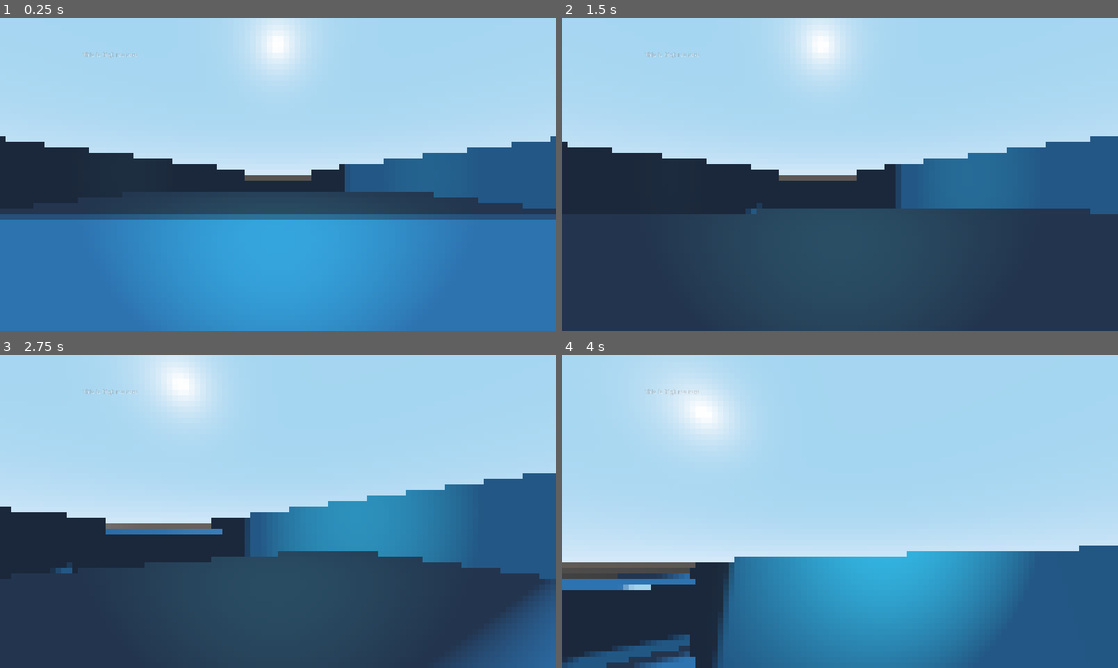
Above: before the commit, frames 1-4 (two rows, left to right).
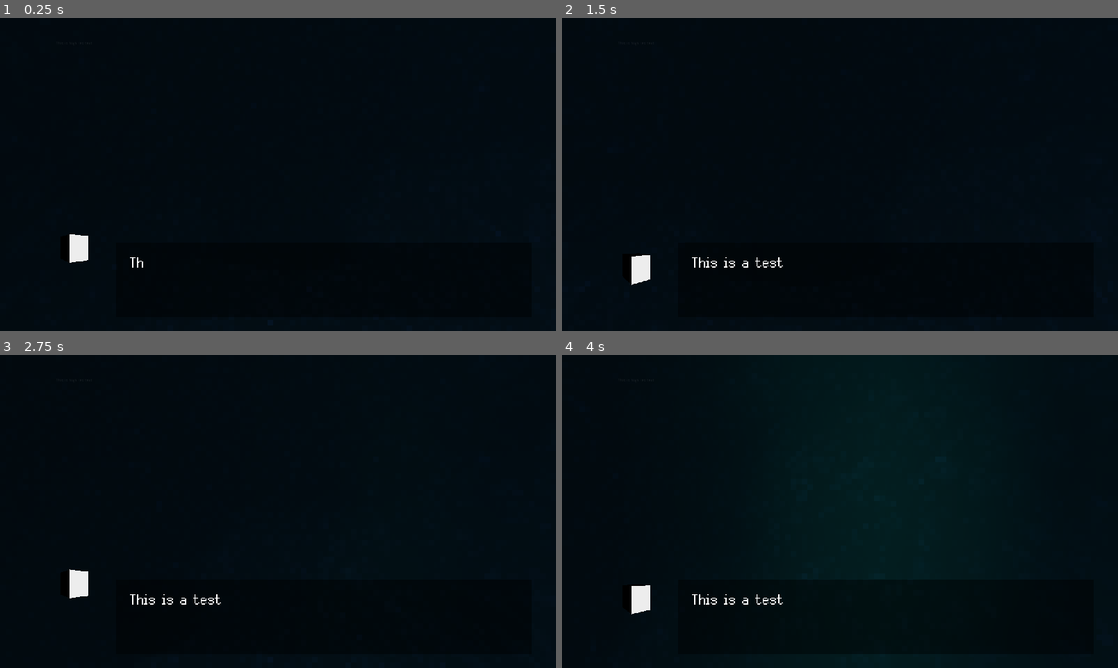
Above: after the commit, the same moments.

Repository: tehdi/demersal
Game: Godot game, scene res://Levels/baseScene.tscn
The game is run twice, just before and just after one commit, with the same random seed, the same clock (stepped at 60 frames per second) and the same inputs. Before the commit the project starts from res://Levels/testScene.tscn. The engine's default icon, where the game draws it, is replaced by a stand-in: a white triangle on a blue panel in a dark square.
Inputs (mouse positions are in pixels of both pictures, inside the frame that each line leads up to):
- Up to frame 1 (0.25 s): no input
- Up to frame 2 (1.5 s): tap Enter at 0.5 s; move the mouse to (867, 174) at 0.52 s; hold W (move_forward) 0.53-1.28 s; tap Tab (tab) at 0.6, 1.35 s; tap Space (move_jump) at 0.77 s; move the mouse to (728, 190) at 1.27 s; hold S (move_backward) from 1.28 s (still down)
- Up to frame 3 (2.75 s): tap Space (move_jump) at 1.52 s; move the mouse to (289, 505) at 2.02 s; release S (move_backward) at 2.03 s; hold W (move_forward) from 2.03 s (still down); tap Tab (tab) at 2.1 s
- Up to frame 4 (4 s): keep holding W (move_forward); move the mouse to (812, 574) at 2.77 s; tap Tab (tab) at 2.85, 3.6 s; click (812, 574) at 2.92 s; tap Space (move_jump) at 3.02, 3.77 s; move the mouse to (878, 514) at 3.52 s

The runs differ from the first frame. In frame 1, 100% of the frame differs, in the area x 0-100%, y 0-100%; in frame 2, 100%; in frame 3, 100%; in frame 4, 100%.

Commit message:
font added, advisor placeholder scene added, advisor node is added into the player node

Diff:
--- a/Player/PlayerScene.tscn
+++ b/Player/PlayerScene.tscn
@@ -1,6 +1,7 @@
-[gd_scene load_steps=8 format=2]
+[gd_scene load_steps=9 format=2]
 
 [ext_resource path="res://Player/Player.gd" type="Script" id=1]
+[ext_resource path="res://UI/Advisor/advisorScene.tscn" type="PackedScene" id=2]
 
 [sub_resource type="CapsuleShape" id=1]
 radius = 0.5
@@ -104,3 +105,5 @@
 material = SubResource( 10 )
 margin_right = 1935.0
 margin_bottom = 1080.0
+
+[node name="advisorScene" parent="." instance=ExtResource( 2 )]
--- /dev/null
+++ b/UI/Advisor/advisorScene.tscn
@@ -0,0 +1,138 @@
+[gd_scene load_steps=9 format=2]
+
+[ext_resource path="res://advisorScene.gd" type="Script" id=1]
+[ext_resource path="res://UI/Font/Silver.ttf" type="DynamicFontData" id=2]
+
+[sub_resource type="CubeMesh" id=1]
+
+[sub_resource type="Animation" id=2]
+length = 0.001
+tracks/0/type = "bezier"
+tracks/0/path = NodePath("head:translation:x")
+tracks/0/interp = 1
+tracks/0/loop_wrap = true
+tracks/0/imported = false
+tracks/0/enabled = true
+tracks/0/keys = {
+"points": PoolRealArray( 0, -0.25, 0, 0.25, 0 ),
+"times": PoolRealArray( 0 )
+}
+tracks/1/type = "bezier"
+tracks/1/path = NodePath("head:translation:y")
+tracks/1/interp = 1
+tracks/1/loop_wrap = true
+tracks/1/imported = false
+tracks/1/enabled = true
+tracks/1/keys = {
+"points": PoolRealArray( 0, -0.25, 0, 0.25, 0 ),
+"times": PoolRealArray( 0 )
+}
+tracks/2/type = "bezier"
+tracks/2/path = NodePath("head:translation:z")
+tracks/2/interp = 1
+tracks/2/loop_wrap = true
+tracks/2/imported = false
+tracks/2/enabled = true
+tracks/2/keys = {
+"points": PoolRealArray( 0, -0.25, 0, 0.25, 0 ),
+"times": PoolRealArray( 0 )
+}
+
+[sub_resource type="Animation" id=3]
+resource_name = "idle"
+length = 3.0
+loop = true
+tracks/0/type = "bezier"
+tracks/0/path = NodePath("head:translation:x")
+tracks/0/interp = 1
+tracks/0/loop_wrap = true
+tracks/0/imported = false
+tracks/0/enabled = true
+tracks/0/keys = {
+"points": PoolRealArray( 0, -0.25, 0, 0.25, 0, 0, -0.25, 0, 0.25, 0, 0, -0.25, 0, 0.25, 0 ),
+"times": PoolRealArray( 0, 1.5, 2.9 )
+}
+tracks/1/type = "bezier"
+tracks/1/path = NodePath("head:translation:y")
+tracks/1/interp = 1
+tracks/1/loop_wrap = true
+tracks/1/imported = false
+tracks/1/enabled = true
+tracks/1/keys = {
+"points": PoolRealArray( 0, -0.25, 0, 0.25, 0, 0.824826, -0.25, 0, 0.25, 0, 0, -0.25, 0, 0.25, 0 ),
+"times": PoolRealArray( 0, 1.5, 2.9 )
+}
+tracks/2/type = "bezier"
+tracks/2/path = NodePath("head:translation:z")
+tracks/2/interp = 1
+tracks/2/loop_wrap = true
+tracks/2/imported = false
+tracks/2/enabled = true
+tracks/2/keys = {
+"points": PoolRealArray( 0, -0.25, 0, 0.25, 0, 0, -0.25, 0, 0.25, 0, 0, -0.25, 0, 0.25, 0 ),
+"times": PoolRealArray( 0, 1.5, 2.9 )
+}
+
+[sub_resource type="ViewportTexture" id=4]
+viewport_path = NodePath("Viewport")
+
+[sub_resource type="DynamicFont" id=5]
+size = 79
+font_data = ExtResource( 2 )
+
+[sub_resource type="Theme" id=6]
+default_font = SubResource( 5 )
+
+[node name="advisorScene" type="Spatial"]
+script = ExtResource( 1 )
+
+[node name="Viewport" type="Viewport" parent="."]
+size = Vector2( 320, 260 )
+own_world = true
+transparent_bg = true
+hdr = false
+
+[node name="head" type="MeshInstance" parent="Viewport"]
+transform = Transform( 0.397884, 0, 0.237186, 0, 0.463216, 0, -0.237186, 0, 0.397884, 0, 0, 0 )
+mesh = SubResource( 1 )
+skeleton = NodePath("../..")
+
+[node name="DirectionalLight" type="DirectionalLight" parent="Viewport"]
+transform = Transform( 0.719921, 0.478845, 0.502415, -0.694055, 0.49669, 0.521139, 0, -0.723883, 0.689923, 0, 0, 0 )
+
+[node name="Camera" type="Camera" parent="Viewport"]
+transform = Transform( 1, 0, 0, 0, 1, 0, 0, 0, 1, 0, 0, 3.52099 )
+
+[node name="AnimationPlayer" type="AnimationPlayer" parent="Viewport"]
+autoplay = "idle"
+anims/RESET = SubResource( 2 )
+anims/idle = SubResource( 3 )
+
+[node name="TextureRect" type="TextureRect" parent="."]
+margin_left = 22.0
+margin_top = 570.0
+margin_right = 484.0
+margin_bottom = 998.0
+texture = SubResource( 4 )
+expand = true
+
+[node name="textBoxBack" type="ColorRect" parent="."]
+margin_left = 398.0
+margin_top = 774.0
+margin_right = 1836.0
+margin_bottom = 1032.0
+color = Color( 0, 0, 0, 0.427451 )
+
+[node name="textMessage" type="RichTextLabel" parent="."]
+margin_left = 446.0
+margin_top = 811.0
+margin_right = 1041.0
+margin_bottom = 947.0
+theme = SubResource( 6 )
+text = "This is a test"
+
+[node name="Timer" type="Timer" parent="."]
+wait_time = 0.1
+autostart = true
+
+[connection signal="timeout" from="Timer" to="." method="_on_Timer_timeout"]
--- /dev/null
+++ b/advisorScene.gd
@@ -0,0 +1,14 @@
+extends Spatial
+
+
+# Declare member variables here. Examples:
+# var a = 2
+# var b = "text"
+
+
+# Called when the node enters the scene tree for the first time.
+func _ready():
+	$textMessage.visible_characters = 0
+
+func _on_Timer_timeout():
+	$textMessage.visible_characters += 1
--- a/project.godot
+++ b/project.godot
@@ -11,7 +11,7 @@
 [application]
 
 config/name="Demersal"
-run/main_scene="res://Levels/testScene.tscn"
+run/main_scene="res://Levels/baseScene.tscn"
 config/icon="res://icon.png"
 
 [autoload]
@@ -24,6 +24,8 @@
 window/size/height=1080
 window/size/test_width=1280
 window/size/test_height=720
+window/stretch/mode="viewport"
+window/stretch/aspect="keep"
 
 [gui]
 
Binary file added: UI/Font/Silver.ttf
